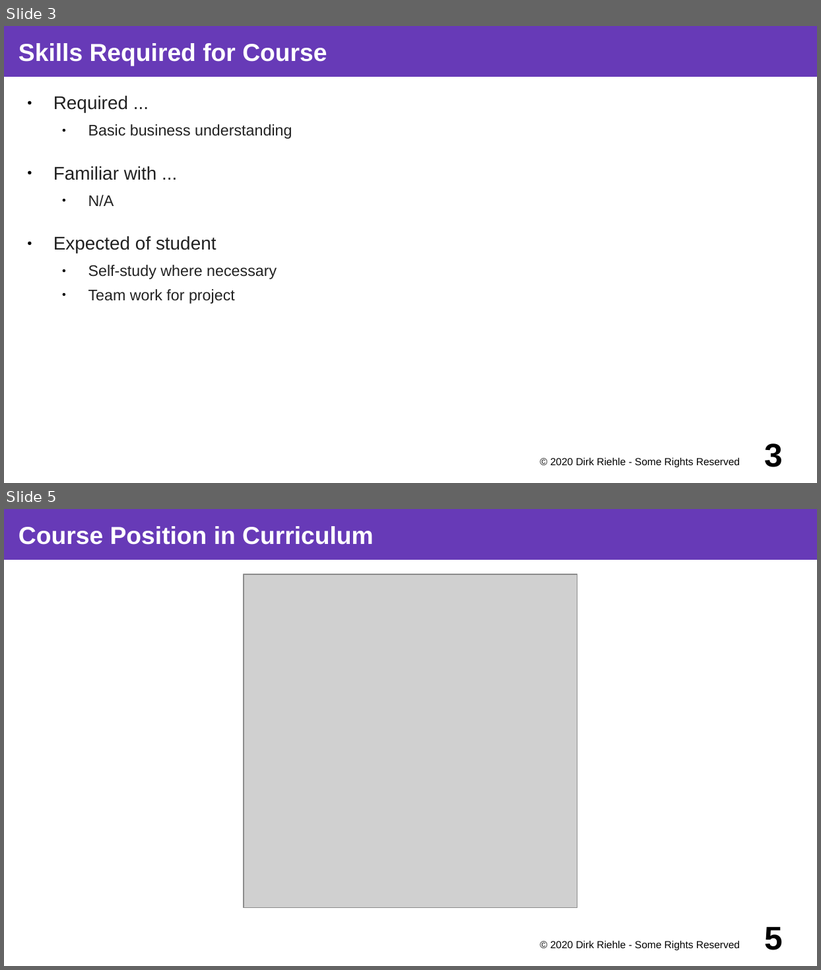
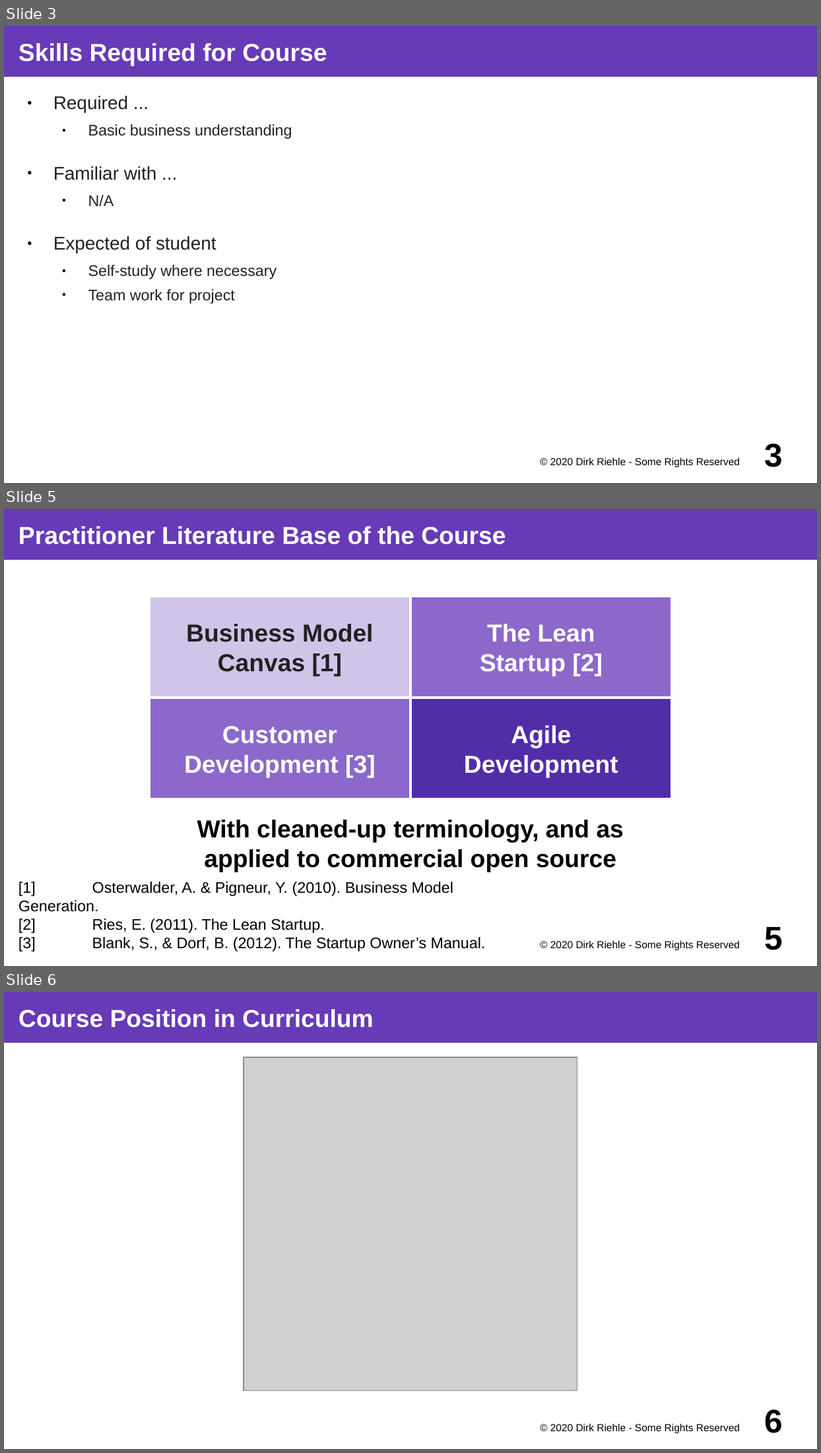
Before and after one commit to dirkriehle/coss-course, a slide deck: Lecture slides/COSS A01 - Course Introduction.odp. Shown one above the other, each under a label of ours: slides 3 and 5 before the commit, slides 3, 5 and 6 after it; the slides between them are not shown. The pictures are 821x970 and 821x1453 pixels, drawn with LibreOffice and Linux fonts; fonts in the diff are those of the drawing; grey boxes stand for pictures. Boxes give left, top, right and bottom in pixels: in the first picture for what was removed or moved away, otherwise in the second. Text is boxed around its words. In the diff, an @@ line names an element or a change of style, - is before the commit and + after.

```diff
--- a/Lecture slides/COSS A01 - Course Introduction.odp
+++ b/Lecture slides/COSS A01 - Course Introduction.odp
@@ slide 5 added at (4, 509, 817, 966), background #FFFFFF @@
@@ title added at (4, 509, 817, 560), fill #673AB7, 24 pt, text #FFFFFF, bold @@
+Practitioner Literature Base of the Course
@@ group added at (149, 596, 672, 872): 4 rectangles, 1 text @@
+Business Model
+Canvas [1]
+The Lean
+Startup [2]
+Customer
+Development [3]
+Agile
+Development
+With cleaned-up terminology, and as applied to commercial open source
@@ text added at (19, 882, 486, 952), 15 pt, text #000000 @@
+[1] Osterwalder, A. & Pigneur, Y. (2010). Business Model Generation.
+[2] Ries, E. (2011). The Lean Startup.
+[3] Blank, S., & Dorf, B. (2012). The Startup Owner’s Manual.
@@ text added at (550, 941, 740, 951), 10 pt, text #000000 @@
+© 2020 Dirk Riehle - Some Rights Reserved
@@ page number added at (764, 927, 783, 951), 32 pt, text #000000, bold @@
+5
@@ what was slide 5 is now slide 6 @@
@@ page number at (764, 1410, 783, 1434): text changed @@
-5
+6
```
Also in this commit, not shown: 2 slides changed, 1 slide removed, 15 other files.
